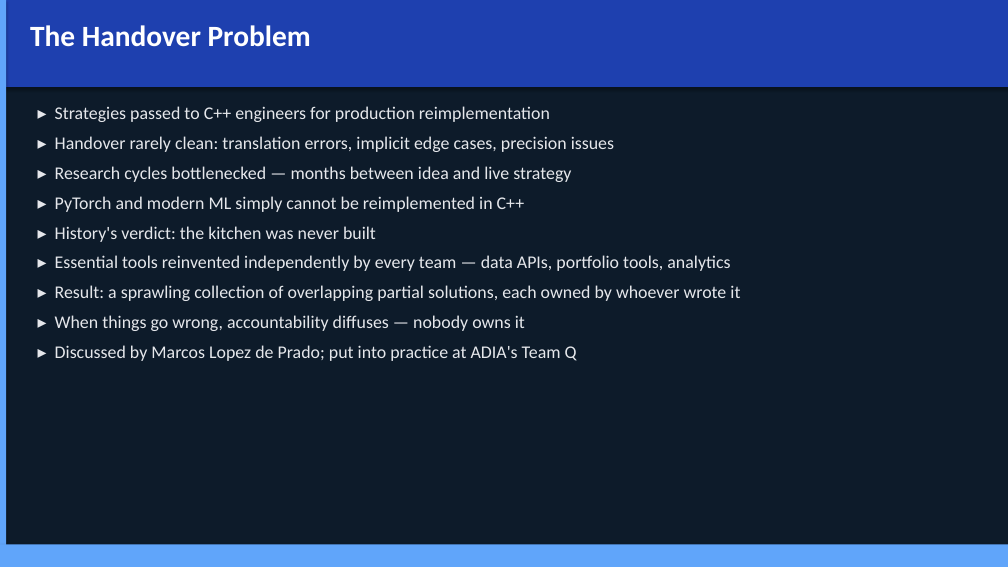
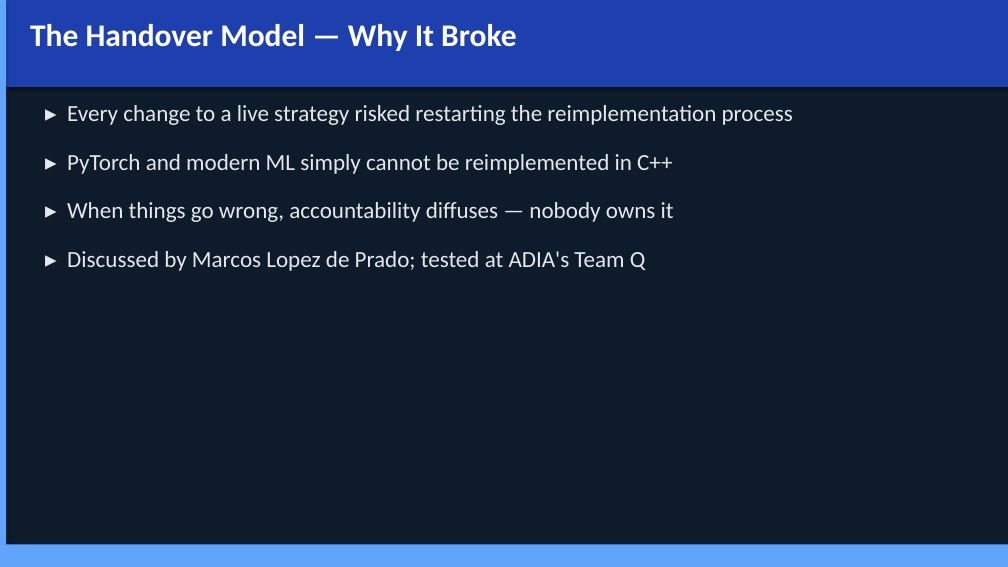
Before and after one commit to Jebel-Quant/platform, a slide deck: slide 9 of vision.pptx (slide 5 before the commit). Drawn at 1008x567 pixels with LibreOffice and Linux fonts; fonts in the diff are those of the drawing. Boxes give left, top, right and bottom in pixels: in the first picture for what was removed or moved away, otherwise in the second. Text is boxed around its words. In the diff, an @@ line names an element or a change of style, - is before the commit and + after.

```diff
--- a/vision.pptx
+++ b/vision.pptx
@@ text at box(30, 24, 516, 51): text changed; size 28 to 30 pt @@
-The Handover Problem
+The Handover Model — Why It Broke
@@ text "▸ Every change to a ...": place and size @@
-text "▸ Every change to a ..." at box(55, 106, 740, 361)
+text "▸ Every change to a ..." at box(67, 105, 793, 271)
@@ text at box(67, 105, 793, 125): text changed; size 17 to 22 pt @@
-▸ Strategies passed to C++ engineers for production reimplementation
-▸ Handover rarely clean: translation errors, implicit edge cases, precision issues
-▸ Research cycles bottlenecked — months between idea and live strategy
+▸ Every change to a live strategy risked restarting the reimplementation process
@@ text at box(67, 154, 674, 222): size 17 to 22 pt in "▸ PyTorch and modern ML simply cannot ...", "▸ When things go wrong, accountability diffuses ..."; more space between paragraphs @@
@@ text at box(55, 226, 740, 301): paragraphs removed @@
-▸ History's verdict: the kitchen was never built
-▸ Essential tools reinvented independently by every team — data APIs, portfolio tools, analytics
-▸ Result: a sprawling collection of overlapping partial solutions, each owned by whoever wrote it
@@ text at box(67, 251, 646, 271): text changed; size 17 to 22 pt @@
-▸ Discussed by Marcos Lopez de Prado; put into practice at ADIA's Team Q
+▸ Discussed by Marcos Lopez de Prado; tested at ADIA's Team Q
```
Also in this commit, not shown: 18 other slides changed, 19 slides added, 1 other file.
